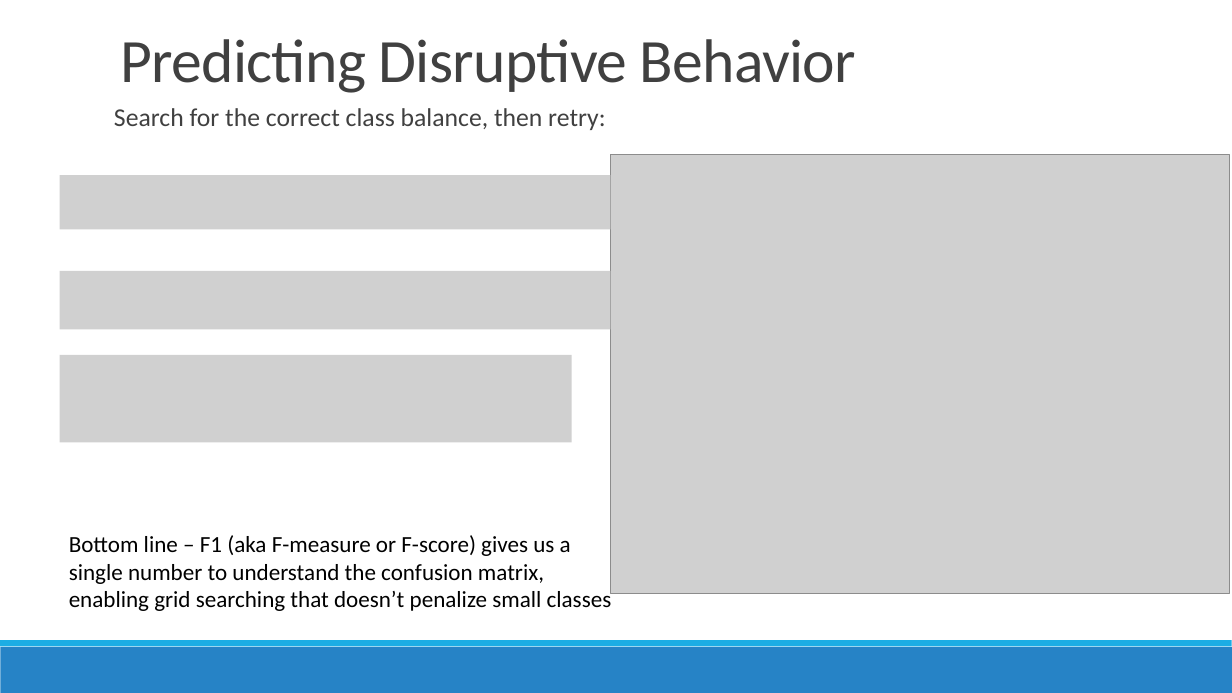
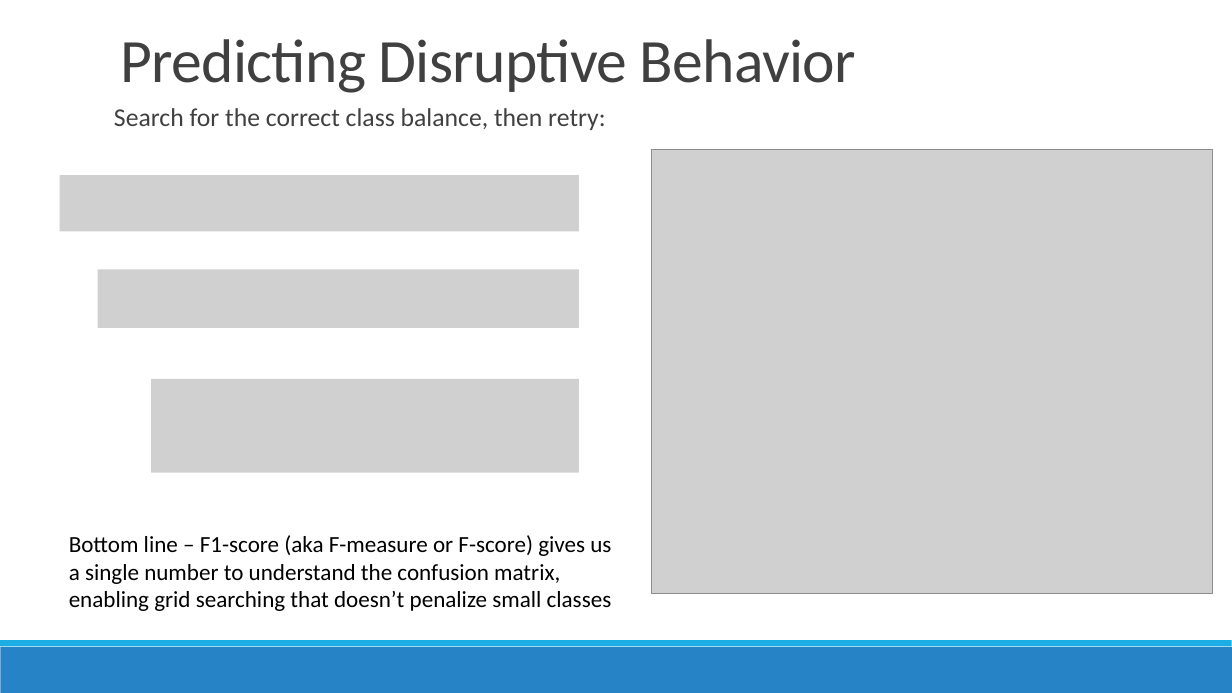
Before and after one commit to conditg/predicting-disruption, a slide deck: slide 11 of DisruptCapstone.pptx (slide 10 before the commit). Drawn at 1232x693 pixels with LibreOffice and Linux fonts; fonts in the diff are those of the drawing; grey boxes stand for pictures. Boxes give left, top, right and bottom in pixels: in the first picture for what was removed or moved away, otherwise in the second. Text is boxed around its words. In the diff, an @@ line names an element or a change of style, - is before the commit and + after.

```diff
--- a/DisruptCapstone.pptx
+++ b/DisruptCapstone.pptx
@@ picture resized from (x1=60, y1=175, x2=611, y2=229) to (x1=60, y1=175, x2=771, y2=231) @@
@@ rectangle added at (x1=579, y1=175, x2=1135, y2=479), fill #FFFFFF, outline #FFFFFF 1.25 pt @@
@@ picture resized from (x1=611, y1=154, x2=1229, y2=593) to (x1=652, y1=150, x2=1213, y2=593) @@
@@ picture resized from (x1=60, y1=271, x2=611, y2=329) to (x1=98, y1=270, x2=733, y2=328) @@
@@ picture resized from (x1=60, y1=355, x2=572, y2=443) to (x1=152, y1=379, x2=984, y2=473) @@
@@ text at (x1=69, y1=535, x2=612, y2=611): text changed @@
-Bottom line – F1 (aka F-measure or F-score) gives us a single number to understand the confusion matrix, enabling grid searching that doesn’t penalize small classes
+Bottom line – F1-score (aka F-measure or F-score) gives us a single number to understand the confusion matrix, enabling grid searching that doesn’t penalize small classes
```
Also in this commit, not shown: 12 other slides changed, 4 slides added, 1 other file.
